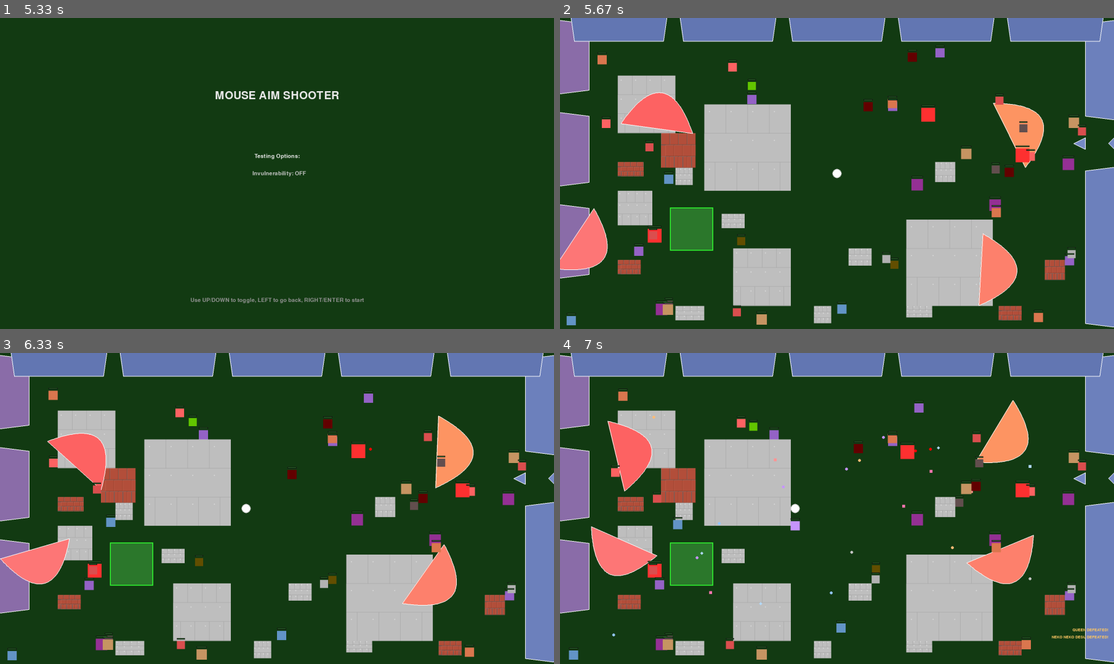
Above: before the commit, frames 1-4 (two rows, left to right).
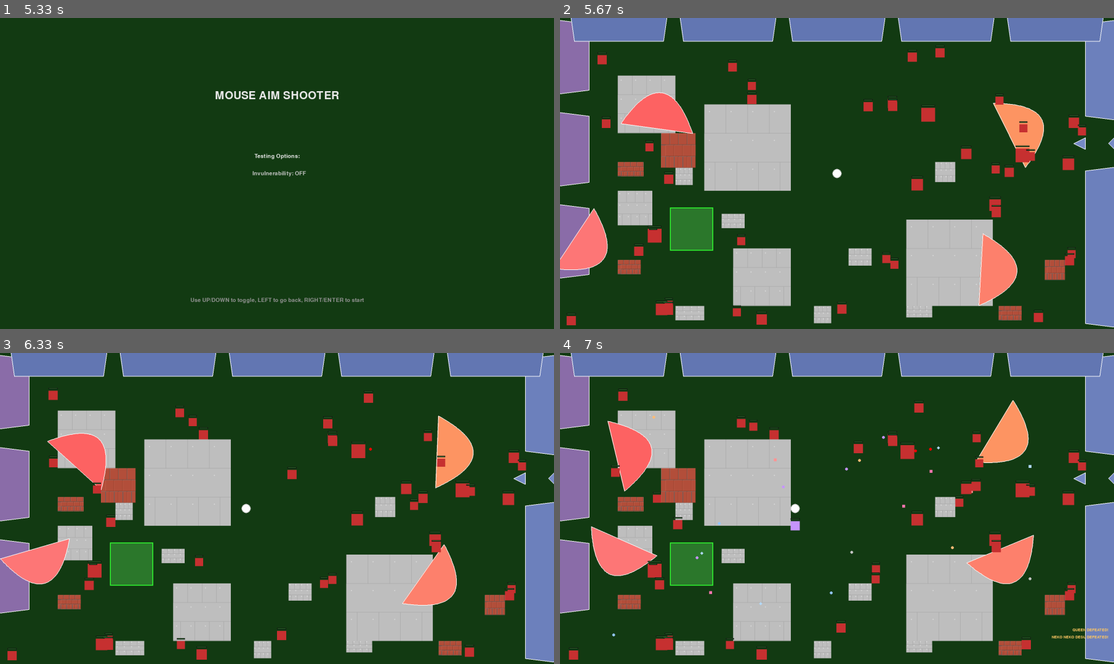
Above: after the commit, the same moments.

Repository: t-b-341/python-project---gpt_cursor-assisted
Game: pygame game, started from game.py
Same seed, same stepped clock (60 frames per second), same inputs: the game is played once before the commit and once after it.
Inputs:
- Up to frame 1 (5.33 s): tap Enter at 0.33, 1 s; tap Space at 0.67, 4.18, 4.48, 4.68, 4.98, 5.18 s; hold Down 1.33-1.8 s; hold Left 1.88-2.28 s; hold Up 2.32-2.68 s; hold Right 2.72-3.35 s; hold Down 3.38-3.75 s; tap D at 3.78 s; hold Left 4.12-4.58 s; hold Right 4.62-5.08 s; tap = at 4.77 s; hold Up from 5.12 s (still down)
- Up to frame 2 (5.67 s): release Up at 5.42 s; hold Right from 5.45 s (still down); tap Space at 5.52 s
- Up to frame 3 (6.33 s): tap Space at 5.82, 6.02, 6.32 s; release Right at 5.92 s; hold A from 5.95 s (still down); tap = at 6.1 s
- Up to frame 4 (7 s): release A at 6.48 s; tap E at 6.52 s; tap Q at 6.85 s

Frame 1 is identical in both runs. In frame 2, 2.2% of the frame differs, in the area x 1-95%, y 9-99%; in frame 3, 2.1%; in frame 4, 2.1%.

Commit message:
ANOTHER ONE

Diff:
--- a/allies.py
+++ b/allies.py
@@ -133,7 +133,8 @@
     state=None,
 ):
     """Update friendly AI movement, targeting, and shooting.
-    When no enemy target, allies follow player. Optional ally_command_target (from state) overrides move target.
+    Allies follow the player around the map; move target is always player (or ally_command_target when active).
+    Enemy is used only for shooting when in range.
 
     Args:
         friendly_ai: List of friendly AI units (modified in place)
@@ -158,11 +159,9 @@
         target = find_nearest_enemy_func(pygame.Vector2(friendly["rect"].center), enemies)
         move_toward_x, move_toward_y = None, None
 
+        # Follow player around map: move toward player (or command target); only use enemy for shooting
         if ally_cmd is not None and ally_cmd_time > 0:
             move_toward_x, move_toward_y = ally_cmd[0], ally_cmd[1]
-        elif target:
-            move_toward_x = target["rect"].centerx
-            move_toward_y = target["rect"].centery
         elif player_rect:
             move_toward_x = player_rect.centerx
             move_toward_y = player_rect.centery
--- a/constants.py
+++ b/constants.py
@@ -174,6 +174,11 @@
 PICKUP_SPAWN_INTERVAL = 7.5
 
 # ----------------------------
+# Enemy appearance (all enemies use same color)
+# ----------------------------
+ENEMY_COLOR = (200, 50, 50)  # Single color for all enemy types
+
+# ----------------------------
 # Enemy projectile constants
 # ----------------------------
 ENEMY_PROJECTILE_SIZE = (10, 10)
--- a/enemies.py
+++ b/enemies.py
@@ -10,7 +10,7 @@
     ENEMY_HP_CAP,
     QUEEN_FIXED_HP,
 )
-from constants import ENEMY_PROJECTILES_COLOR
+from constants import ENEMY_COLOR, ENEMY_PROJECTILES_COLOR
 from telemetry import EnemySpawnEvent
 
 
@@ -215,7 +215,7 @@
     enemy = {
         "type": t["type"],
         "rect": pygame.Rect(t["rect"].x, t["rect"].y, t["rect"].w, t["rect"].h),
-        "color": t["color"],
+        "color": ENEMY_COLOR,  # All enemies same color
         "hp": hp,
         "max_hp": hp,
         "shoot_cooldown": t["shoot_cooldown"] / ENEMY_FIRE_RATE_MULTIPLIER,  # Faster fire rate (lower cooldown)
--- a/systems/spawn_system.py
+++ b/systems/spawn_system.py
@@ -18,7 +18,7 @@
     ENEMY_SPEED_SCALE_MULTIPLIER,
     ENEMY_TEMPLATES,
 )
-from constants import STATE_VICTORY, difficulty_multipliers
+from constants import ENEMY_COLOR, STATE_VICTORY, difficulty_multipliers
 from enemies import log_enemy_spawns, make_enemy_from_template
 from entities import Enemy
 from telemetry.events import WaveEnemyTypeEvent, WaveEvent
@@ -141,6 +141,7 @@
 ) -> None:
     """Spawn boss for wave 3 of the level."""
     boss = BOSS_TEMPLATE.copy()
+    boss["color"] = ENEMY_COLOR  # All enemies same color
     boss["rect"] = pygame.Rect(w // 2 - 50, h // 2 - 50, 100, 100)
     boss_hp_scale = 1.0 + (state.current_level - 1) * 0.3
     boss["hp"] = min(int(boss["max_hp"] * boss_hp_scale * diff_mult["enemy_hp"] * 1.1 * 10), 3000)
